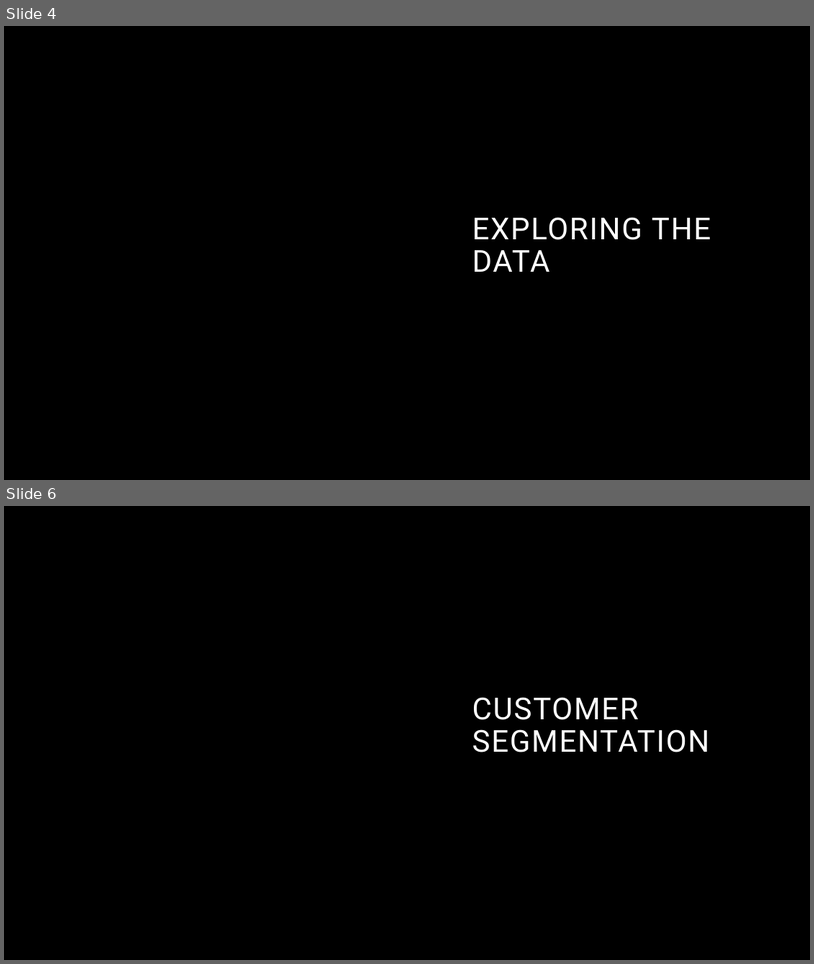
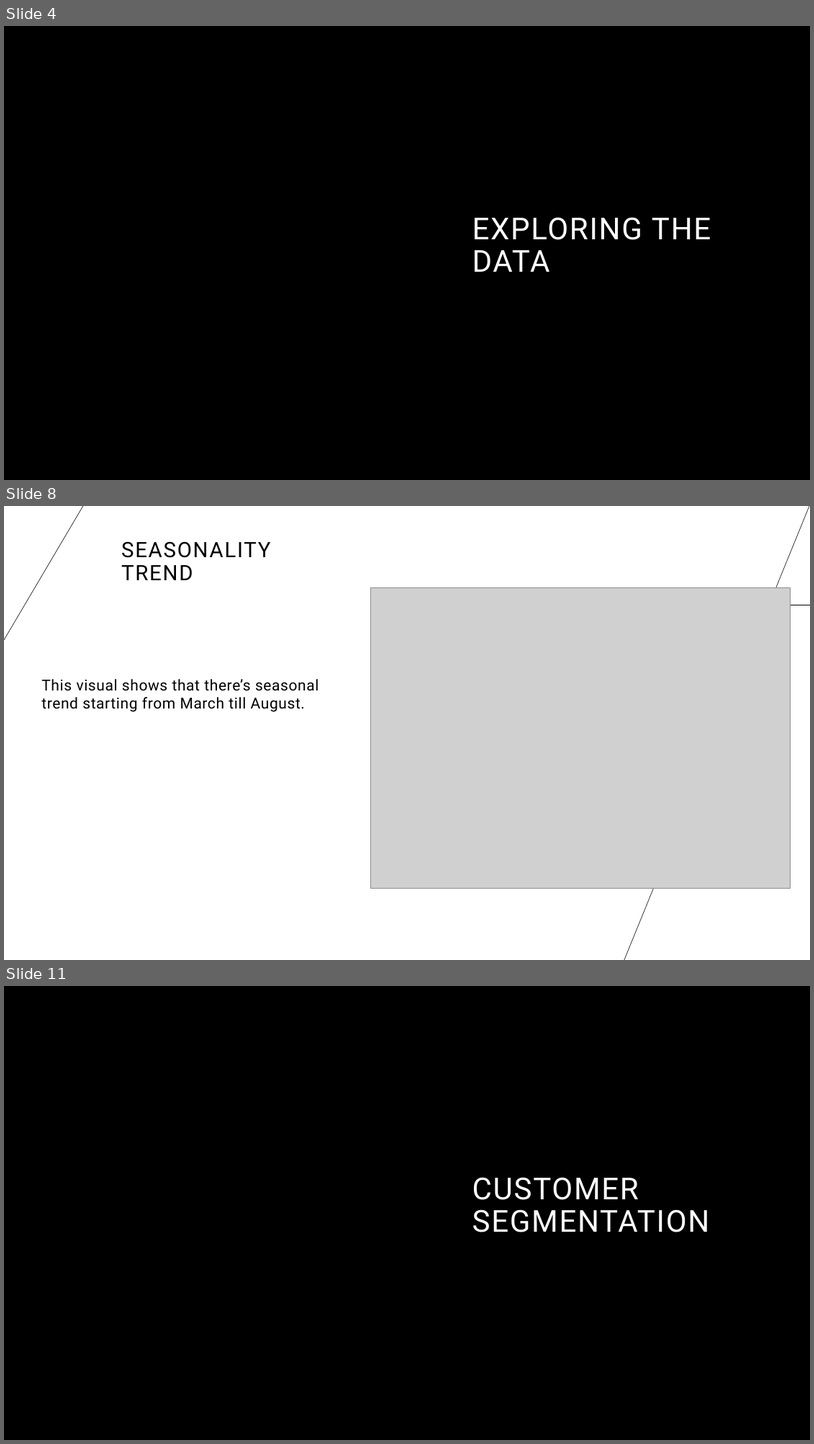
Before and after one commit to a7mdNasrr/Olist-Brazilian-E-commerce, a slide deck: Olist Brazilian E-commerce Presentation.pptx. Shown one above the other, each under a label of ours: slides 4 and 6 before the commit, slides 4, 8 and 11 after it; the slides between them are not shown. The pictures are 814x964 and 814x1444 pixels, drawn with LibreOffice and Linux fonts; fonts in the diff are those of the drawing; grey boxes stand for pictures; background and template pictures are left out. Boxes give left, top, right and bottom in pixels: in the first picture for what was removed or moved away, otherwise in the second. Text is boxed around its words. In the diff, an @@ line names an element or a change of style, - is before the commit and + after.

```diff
--- a/Olist Brazilian E-commerce Presentation.pptx
+++ b/Olist Brazilian E-commerce Presentation.pptx
@@ slide 8 added at bbox=[4, 506, 810, 960], background #FFFFFF @@
@@ line added from (4, 640) to (84, 506), #000000 0.5 pt @@
@@ line added from (810, 506) to (625, 960), #000000 0.5 pt @@
@@ title added at bbox=[121, 541, 270, 580], 25.2 pt, text #000000 @@
+SEASONALITY TREND
@@ picture added at bbox=[371, 587, 791, 888] @@
@@ line added from (606, 605) to (810, 605), #000000 0.5 pt @@
@@ text added at bbox=[41, 679, 319, 712], 18 pt, text #000000 @@
+This visual shows that there’s seasonal trend starting from March till August.
@@ what was slide 6 is now slide 11 @@
```
Also in this commit, not shown: 6 slides changed, 6 other slides added.
